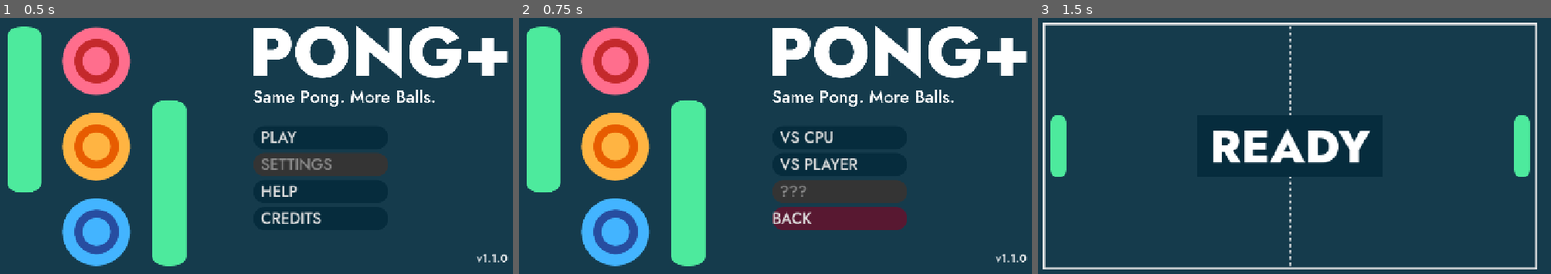
Above: before the commit, frames 1-3 (left to right).
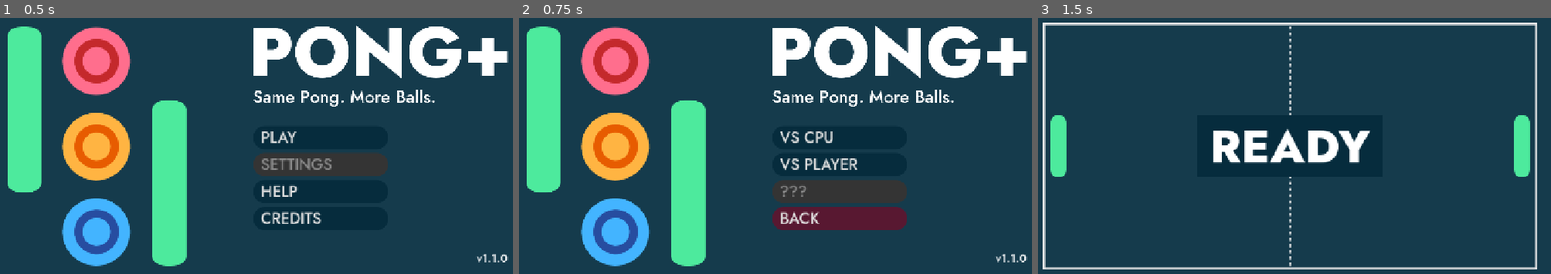
Above: after the commit, the same moments.

Repository: cf-Le3/pong-plus
Game: Godot game, scene res://general/main/main.tscn
Same seed, same stepped clock (60 frames per second), same inputs: the game is played once before the commit and once after it.
Inputs:
- Up to frame 1 (0.5 s): no input
- Up to frame 2 (0.75 s): click "PLAY" at 0.5 s
- Up to frame 3 (1.5 s): click "VS CPU" at 1.25 s

Frame 1 is identical in both runs. In frame 2, 0.3% of the frame differs, in the area x 49-59%, y 75-81%; in frame 3, nothing differs.

Commit message:
Restructure directory
Migrated assets in the "menus" directory to their respective scene folders.

Diff:
--- a/Pong Plus/menus/settings/settings.tscn
+++ b/Pong Plus/menus/settings/settings.tscn
@@ -1,14 +1,14 @@
 [gd_scene load_steps=10 format=3 uid="uid://uviesa8wb43n"]
 
-[ext_resource type="Theme" uid="uid://bebmaum0nxo2t" path="res://general/themes/settings_title_label.tres" id="1_jykqg"]
-[ext_resource type="Theme" uid="uid://cma8plh8jdkxh" path="res://general/themes/settings_control_label.tres" id="2_50vup"]
+[ext_resource type="Theme" uid="uid://bebmaum0nxo2t" path="res://menus/assets_themes/settings_title_label.tres" id="1_jykqg"]
+[ext_resource type="Theme" uid="uid://cma8plh8jdkxh" path="res://menus/assets_themes/settings_control_label.tres" id="2_50vup"]
 [ext_resource type="PackedScene" uid="uid://7vjl8gc06x5y" path="res://menus/settings/volume_slider/volume_slider.tscn" id="3_6plv5"]
-[ext_resource type="Texture2D" uid="uid://d10o4jsqbjw5g" path="res://menus/arrow_button_l.png" id="4_7logk"]
-[ext_resource type="Texture2D" uid="uid://d2r0yshvqy6hc" path="res://menus/arrow_button_l_focus.png" id="5_qt7f2"]
-[ext_resource type="Texture2D" uid="uid://d13a1hucll5b3" path="res://menus/arrow_button_r.png" id="6_nuhl7"]
-[ext_resource type="Texture2D" uid="uid://clcosfdya4cnp" path="res://menus/arrow_button_r_focus.png" id="7_e2fab"]
-[ext_resource type="Theme" uid="uid://dvkknqaldhwsk" path="res://general/themes/button_cancel_general.tres" id="8_nuhl7"]
-[ext_resource type="Theme" uid="uid://cln0vq5h8pqqn" path="res://general/themes/button_normal_general.tres" id="9_e2fab"]
+[ext_resource type="Texture2D" uid="uid://d10o4jsqbjw5g" path="res://menus/assets_textures/arrow_button_l.png" id="4_7logk"]
+[ext_resource type="Texture2D" uid="uid://d2r0yshvqy6hc" path="res://menus/assets_textures/arrow_button_l_focus.png" id="5_qt7f2"]
+[ext_resource type="Texture2D" uid="uid://d13a1hucll5b3" path="res://menus/assets_textures/arrow_button_r.png" id="6_nuhl7"]
+[ext_resource type="Texture2D" uid="uid://clcosfdya4cnp" path="res://menus/assets_textures/arrow_button_r_focus.png" id="7_e2fab"]
+[ext_resource type="Theme" uid="uid://dvkknqaldhwsk" path="res://menus/assets_themes/button_cancel_general.tres" id="8_nuhl7"]
+[ext_resource type="Theme" uid="uid://cln0vq5h8pqqn" path="res://menus/assets_themes/button_normal_general.tres" id="9_e2fab"]
 
 [node name="Settings" type="CanvasLayer"]
 
--- a/Pong Plus/menus/settings/volume_slider/volume_slider.tscn
+++ b/Pong Plus/menus/settings/volume_slider/volume_slider.tscn
@@ -1,6 +1,6 @@
 [gd_scene load_steps=3 format=3 uid="uid://7vjl8gc06x5y"]
 
-[ext_resource type="Theme" uid="uid://ifeut2en6j74" path="res://general/themes/volume_slider.tres" id="1_l68vm"]
+[ext_resource type="Theme" uid="uid://ifeut2en6j74" path="res://menus/settings/volume_slider/volume_slider.tres" id="1_l68vm"]
 [ext_resource type="Script" uid="uid://ci0h0hv558qsj" path="res://menus/settings/volume_slider/volume_slider.gd" id="1_yef34"]
 
 [node name="VolumeSlider" type="HSlider"]
--- a/Pong Plus/general/themes/button_cancel_title.tres
+++ b/Pong Plus/menus/title/assets_themes/button_cancel_title.tres
@@ -1,8 +1,9 @@
 [gd_resource type="Theme" load_steps=7 format=3 uid="uid://3fnqa7mo40oi"]
 
-[ext_resource type="FontFile" uid="uid://3bakknuabxrn" path="res://general/fonts/Jost-500-Medium.ttf" id="1_d6tr6"]
+[ext_resource type="FontFile" uid="uid://3bakknuabxrn" path="res://general/fonts/Jost-500-Medium.ttf" id="1_nsmio"]
 
 [sub_resource type="StyleBoxFlat" id="StyleBoxFlat_rs7qm"]
+content_margin_left = 32.0
 bg_color = Color(0.858824, 0.329412, 0.52549, 1)
 corner_radius_top_left = 32
 corner_radius_top_right = 32
@@ -10,6 +11,7 @@
 corner_radius_bottom_left = 32
 
 [sub_resource type="StyleBoxFlat" id="StyleBoxFlat_yhnvk"]
+content_margin_left = 32.0
 bg_color = Color(0.859095, 0.329469, 0.525625, 1)
 corner_radius_top_left = 32
 corner_radius_top_right = 32
@@ -17,6 +19,7 @@
 corner_radius_bottom_left = 32
 
 [sub_resource type="StyleBoxFlat" id="StyleBoxFlat_eo7t3"]
+content_margin_left = 32.0
 bg_color = Color(0.858824, 0.329412, 0.52549, 1)
 corner_radius_top_left = 32
 corner_radius_top_right = 32
@@ -24,6 +27,7 @@
 corner_radius_bottom_left = 32
 
 [sub_resource type="StyleBoxFlat" id="StyleBoxFlat_tnu8d"]
+content_margin_left = 16.0
 bg_color = Color(0.347618, 0.0937091, 0.191388, 1)
 corner_radius_top_left = 32
 corner_radius_top_right = 32
@@ -31,6 +35,7 @@
 corner_radius_bottom_left = 32
 
 [sub_resource type="StyleBoxFlat" id="StyleBoxFlat_c2xpq"]
+content_margin_left = 32.0
 bg_color = Color(0.858824, 0.329412, 0.52549, 1)
 corner_radius_top_left = 32
 corner_radius_top_right = 32
--- a/Pong Plus/menus/title/title.tscn
+++ b/Pong Plus/menus/title/title.tscn
@@ -2,15 +2,15 @@
 
 [ext_resource type="Script" uid="uid://b21cslq6fnt4f" path="res://menus/title/title.gd" id="1_vnel8"]
 [ext_resource type="FontFile" uid="uid://3bakknuabxrn" path="res://general/fonts/Jost-500-Medium.ttf" id="2_avlu2"]
-[ext_resource type="Texture2D" uid="uid://ciofokgwxst8x" path="res://menus/title/title.png" id="4_7edc8"]
-[ext_resource type="Texture2D" uid="uid://dekn36p0fptpt" path="res://menus/title/logo_anim/frame_1.png" id="5_cocfk"]
-[ext_resource type="Theme" uid="uid://b0d8oqpo1fhvc" path="res://general/themes/button_normal_title.tres" id="5_nsibk"]
-[ext_resource type="Texture2D" uid="uid://nfatr6wafiqs" path="res://menus/title/logo_anim/frame_2.png" id="6_s25q2"]
-[ext_resource type="Texture2D" uid="uid://pxb7yvqhfdvj" path="res://menus/title/logo_anim/frame_3.png" id="7_8xug6"]
-[ext_resource type="Theme" uid="uid://3fnqa7mo40oi" path="res://general/themes/button_cancel_title.tres" id="7_nsibk"]
-[ext_resource type="Texture2D" uid="uid://bq4rthu7cphct" path="res://menus/title/logo_anim/frame_4.png" id="8_jeybk"]
-[ext_resource type="Texture2D" uid="uid://di045xhk8xhov" path="res://menus/title/logo_anim/frame_5.png" id="9_nx5hg"]
-[ext_resource type="Texture2D" uid="uid://i0aghpjcl2no" path="res://menus/title/logo_anim/frame_6.png" id="10_0l4sv"]
+[ext_resource type="Texture2D" uid="uid://ciofokgwxst8x" path="res://menus/title/assets_textures/title.png" id="4_7edc8"]
+[ext_resource type="Texture2D" uid="uid://dekn36p0fptpt" path="res://menus/title/assets_frames/frame_1.png" id="5_cocfk"]
+[ext_resource type="Theme" uid="uid://b0d8oqpo1fhvc" path="res://menus/title/assets_themes/button_normal_title.tres" id="5_nsibk"]
+[ext_resource type="Texture2D" uid="uid://nfatr6wafiqs" path="res://menus/title/assets_frames/frame_2.png" id="6_s25q2"]
+[ext_resource type="Texture2D" uid="uid://pxb7yvqhfdvj" path="res://menus/title/assets_frames/frame_3.png" id="7_8xug6"]
+[ext_resource type="Theme" uid="uid://3fnqa7mo40oi" path="res://menus/title/assets_themes/button_cancel_title.tres" id="7_nsibk"]
+[ext_resource type="Texture2D" uid="uid://bq4rthu7cphct" path="res://menus/title/assets_frames/frame_4.png" id="8_jeybk"]
+[ext_resource type="Texture2D" uid="uid://di045xhk8xhov" path="res://menus/title/assets_frames/frame_5.png" id="9_nx5hg"]
+[ext_resource type="Texture2D" uid="uid://i0aghpjcl2no" path="res://menus/title/assets_frames/frame_6.png" id="10_0l4sv"]
 
 [sub_resource type="AnimatedTexture" id="AnimatedTexture_4mel8"]
 frames = 6
Renamed: Pong Plus/menus/arrow_button_l.png -> Pong Plus/menus/assets_textures/arrow_button_l.png
Not shown, changed: Pong Plus/menus/assets_textures/arrow_button_l.png.import
Renamed: Pong Plus/menus/arrow_button_l_focus.png -> Pong Plus/menus/assets_textures/arrow_button_l_focus.png
Not shown, changed: Pong Plus/menus/assets_textures/arrow_button_l_focus.png.import
Renamed: Pong Plus/menus/arrow_button_r.png -> Pong Plus/menus/assets_textures/arrow_button_r.png
Not shown, changed: Pong Plus/menus/assets_textures/arrow_button_r.png.import
Renamed: Pong Plus/menus/arrow_button_r_focus.png -> Pong Plus/menus/assets_textures/arrow_button_r_focus.png
Not shown, changed: Pong Plus/menus/assets_textures/arrow_button_r_focus.png.import
Not shown: 2 places in Pong Plus/menus/assets_themes/button_cancel_general.tres that only renumber resources
Renamed: Pong Plus/general/themes/button_normal_general.tres -> Pong Plus/menus/assets_themes/button_normal_general.tres
Renamed: Pong Plus/general/themes/settings_control_label.tres -> Pong Plus/menus/assets_themes/settings_control_label.tres
Renamed: Pong Plus/general/themes/settings_title_label.tres -> Pong Plus/menus/assets_themes/settings_title_label.tres
(and 25 more such lines)
